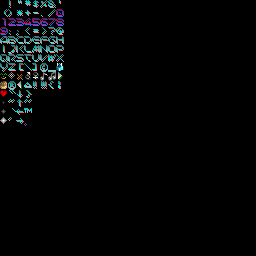
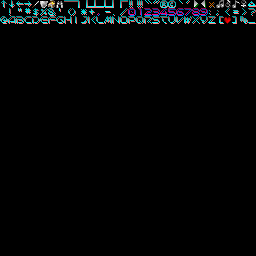
Before/after of a (256, 256) layered artwork. What changed in the layer stack:
painted on "font_si.bmp" over (0, 0, 256, 126)
